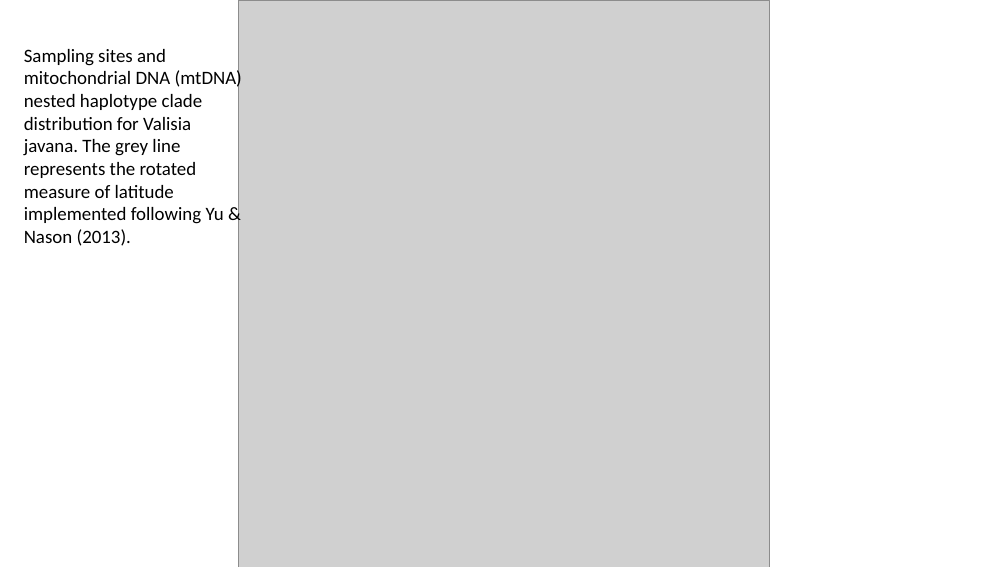
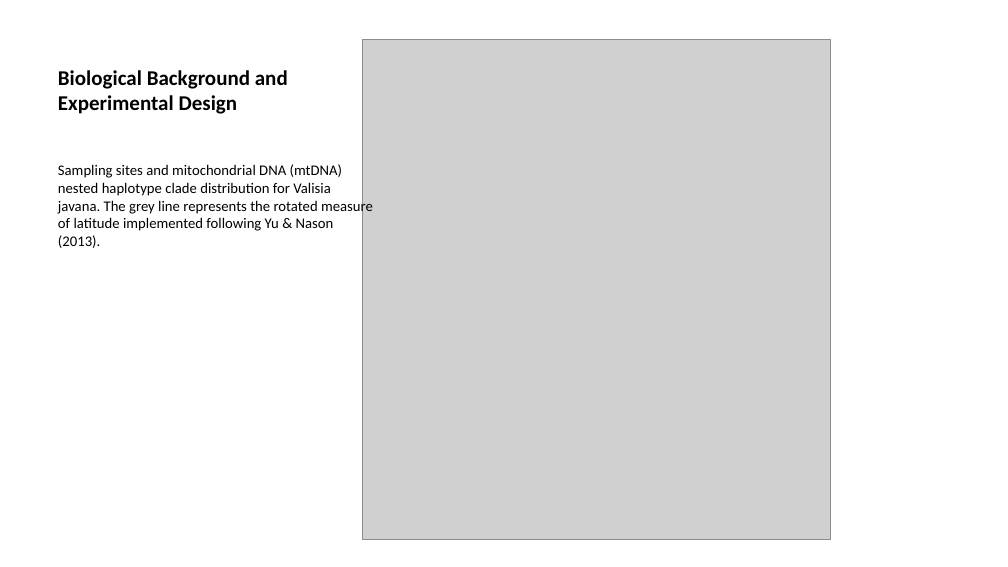
Before and after one commit to ashleyp1/BCB546X_Final_Project, a slide deck: slide 3 of PowerPoint Presentation for Final.pptx (slide 8 before the commit). Drawn at 1008x567 pixels with LibreOffice and Linux fonts; fonts in the diff are those of the drawing; grey boxes stand for pictures. Boxes give left, top, right and bottom in pixels: in the first picture for what was removed or moved away, otherwise in the second. Text is boxed around its words. In the diff, an @@ line names an element or a change of style, - is before the commit and + after.

```diff
--- a/PowerPoint Presentation for Final.pptx
+++ b/PowerPoint Presentation for Final.pptx
@@ picture: place and size @@
-picture at box(238, 0, 770, 567)
+picture at box(362, 39, 831, 539)
@@ title added at box(58, 70, 288, 114), 20 pt, text #000000, bold @@
+Biological Background and Experimental Design
@@ text "Sampling sites and mitochondrial DNA ...": place and size @@
-text "Sampling sites and mitochondrial DNA ..." at box(24, 49, 242, 246)
+text "Sampling sites and mitochondrial DNA ..." at box(58, 164, 373, 248)
@@ text "Sampling sites and mitochondrial DNA ..." at box(58, 164, 373, 248): size 18 to 14 pt; more space between paragraphs @@
```
Also in this commit, not shown: 4 other slides changed, 2 slides added, 3 slides removed.
